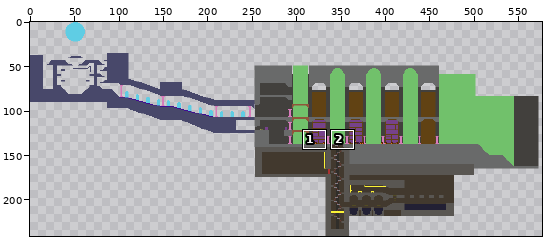
Edited in one commit: pixel-art file (Assets/Maps/Archive.aseprite). The first picture is a wide view before the edit; the outline marks the close-up.
Close-up. As it was:
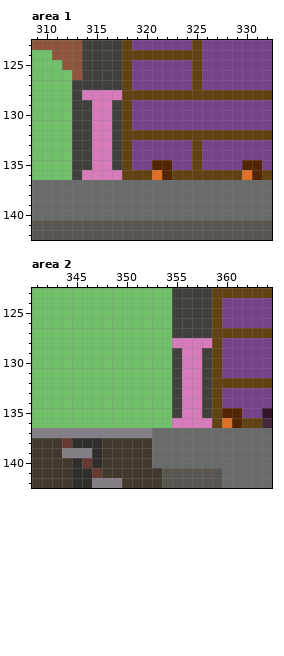
644x241 pixels, 1 frame. Shown: area 1: x 309..332, y 123..142; area 2: x 341..364, y 123..142. The wide view leaves out empty margins. The commit also changed other parts of the picture, which this record leaves out.
And afterwards:
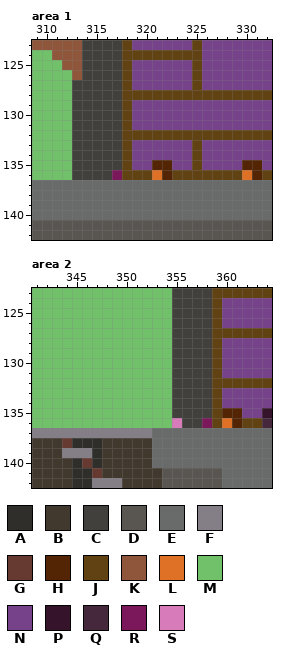
Palette (. is transparent): A #302e2a  B #42392e  C #42403d  D #595652  E #696a6a  F #847e87  G #663931  H #542504  J #614213  K #8f563b  L #df7126  M #71c16b  N #76428a  P #35142b  Q #45283c  R #7b185c  S #d77bba
Edits made:
Area 1, layers "Objects", "Tiles":
Colour S gives way to colour C in row 128 at x 314 to 317; in rows 129 to 135 at x 315 to 316; in row 136 at x 314 to 316.
Colour S gives way to colour R in row 136 at x 317.
Area 2, layers "Objects", "Tiles":
Colour S gives way to colour C in row 128 at x 355 to 358; in rows 129 to 136 at x 356 to 357.
Colour S gives way to colour R in row 136 at x 358.
